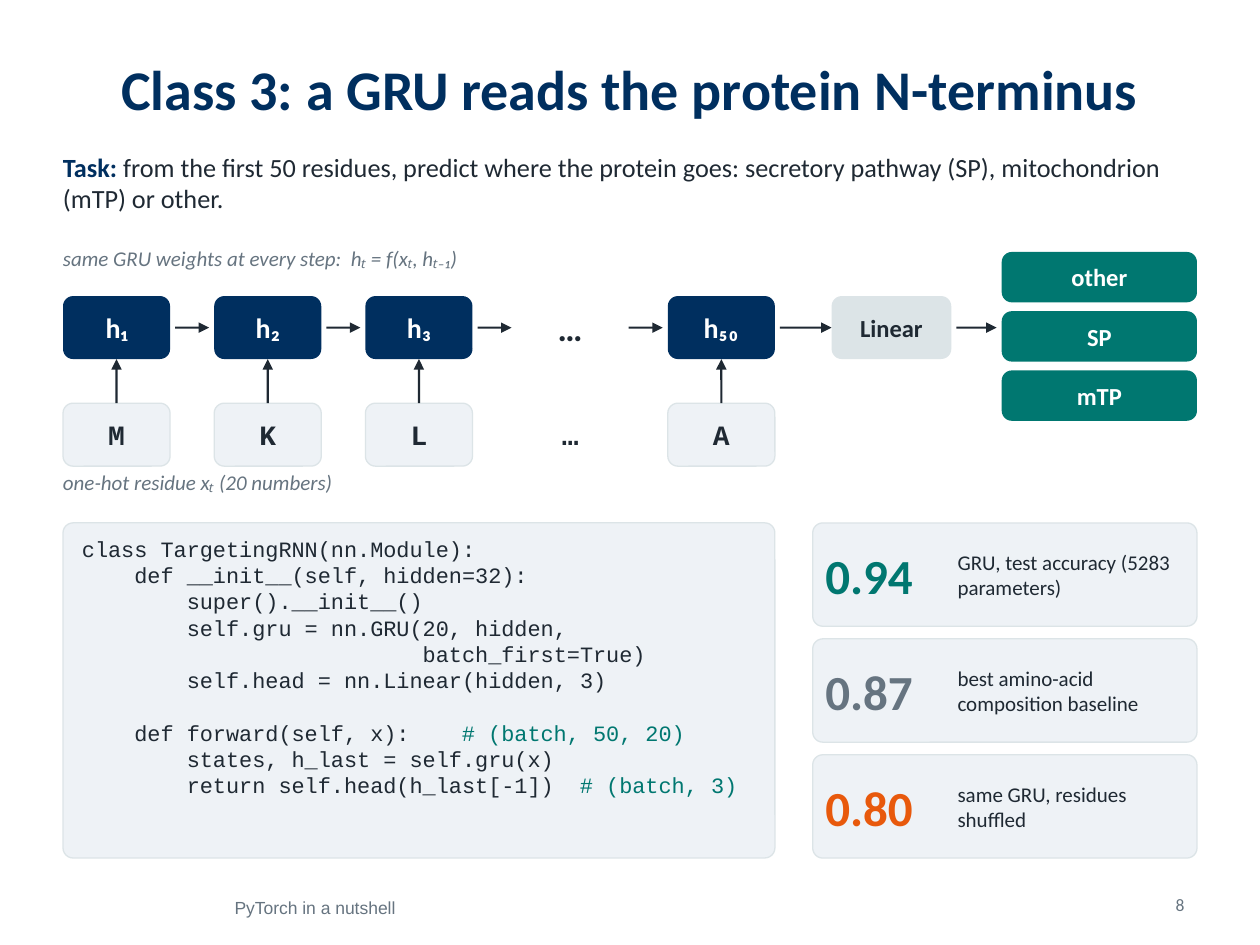
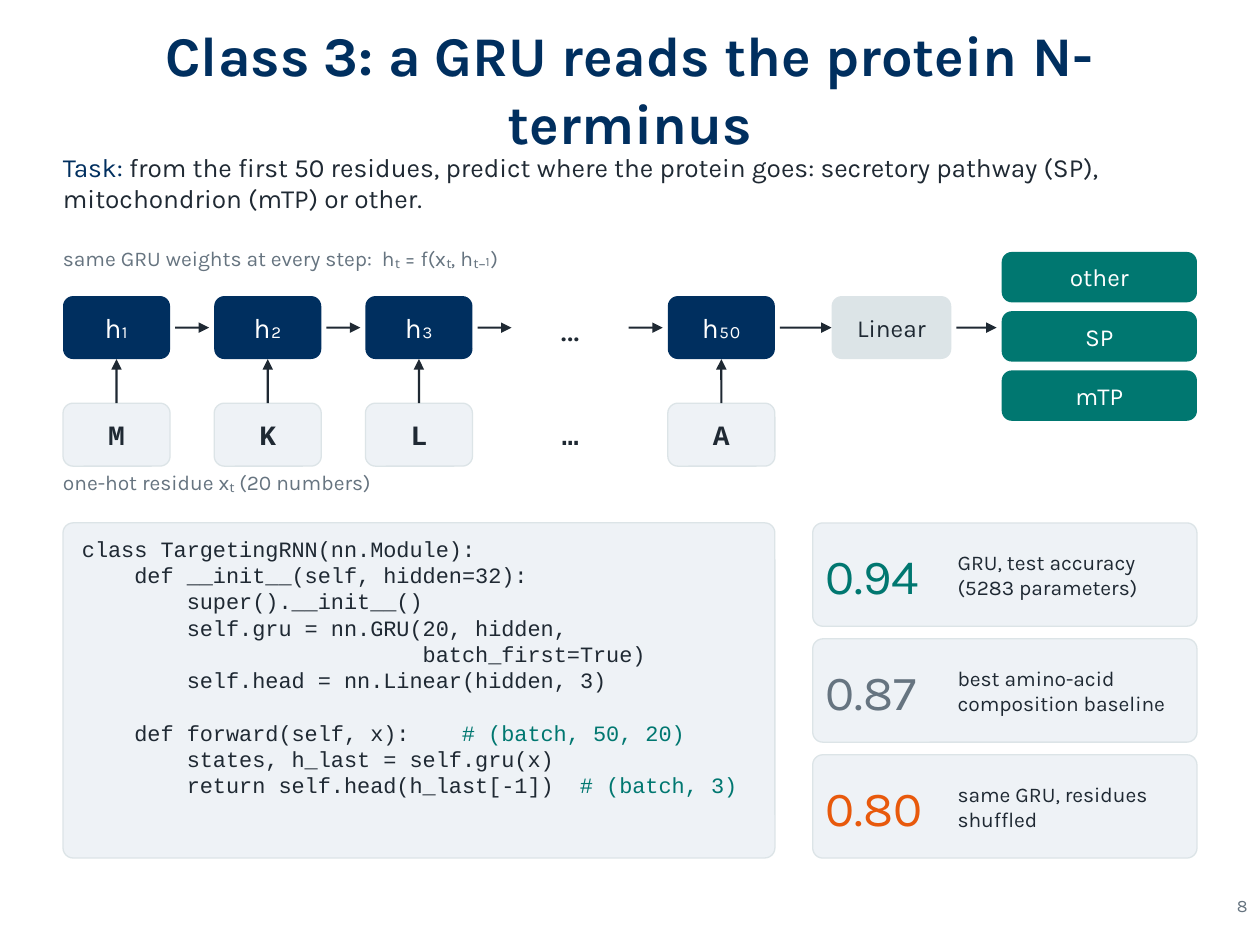
Before and after one commit to giorginolab/AI-qbio-classes, a slide deck: slide 8 of classes/3_rnn_targeting/rnn_targeting_slides.pptx. Drawn at 1260x945 pixels with LibreOffice and Linux fonts; fonts in the diff are those of the drawing. Boxes give left, top, right and bottom in pixels: in the first picture for what was removed or moved away, otherwise in the second. Text is boxed around its words. In the diff, an @@ line names an element or a change of style, - is before the commit and + after.

```diff
--- a/classes/3_rnn_targeting/rnn_targeting_slides.pptx
+++ b/classes/3_rnn_targeting/rnn_targeting_slides.pptx
@@ text "Task: from the first 50 ..." at [63, 158, 1098, 211]: font Calibri to Karla; bold off in "Task:" @@
@@ text "same GRU weights at every ..." at [63, 251, 498, 271]: font Calibri to Karla, italic off @@
@@ font Calibri to Karla, bold off in 12 elements at [105, 319, 129, 338], [254, 319, 282, 338], [405, 319, 433, 339], [702, 319, 741, 339], [857, 320, 926, 338], [1070, 269, 1129, 287], [1085, 330, 1113, 347], [1075, 389, 1123, 405], [825, 562, 918, 595], [825, 679, 916, 711], [825, 794, 922, 827], [517, 296, 624, 359] @@
@@ text "one-hot residue xₜ (20 numbers)" at [63, 475, 370, 492]: font Calibri to Karla, italic off @@
@@ font Calibri to Karla in 5 elements at [166, 36, 1093, 145], [958, 556, 1137, 600], [958, 671, 1165, 716], [958, 787, 1148, 828], [1237, 901, 1248, 912] @@
@@ page number: place and size @@
-page number at [1176, 899, 1185, 911]
+page number at [1237, 901, 1248, 912]
@@ text removed at [235, 901, 395, 918] @@
-PyTorch in a nutshell
```
Also in this commit, not shown: 11 other slides changed.
